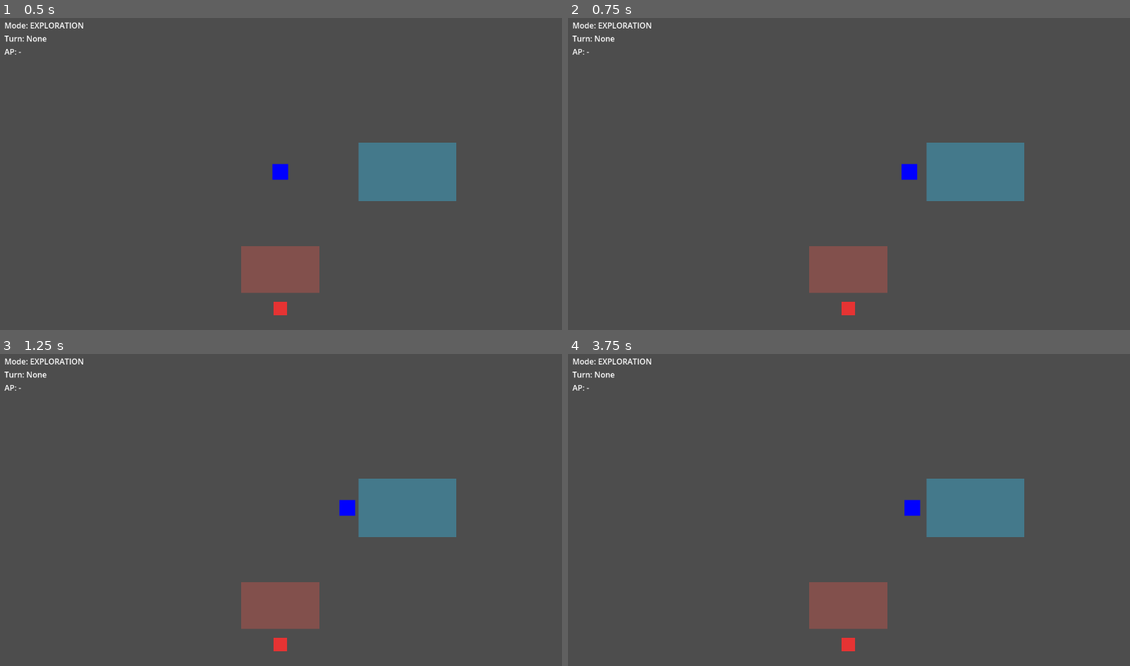
Above: before the commit, frames 1-4 (two rows, left to right).
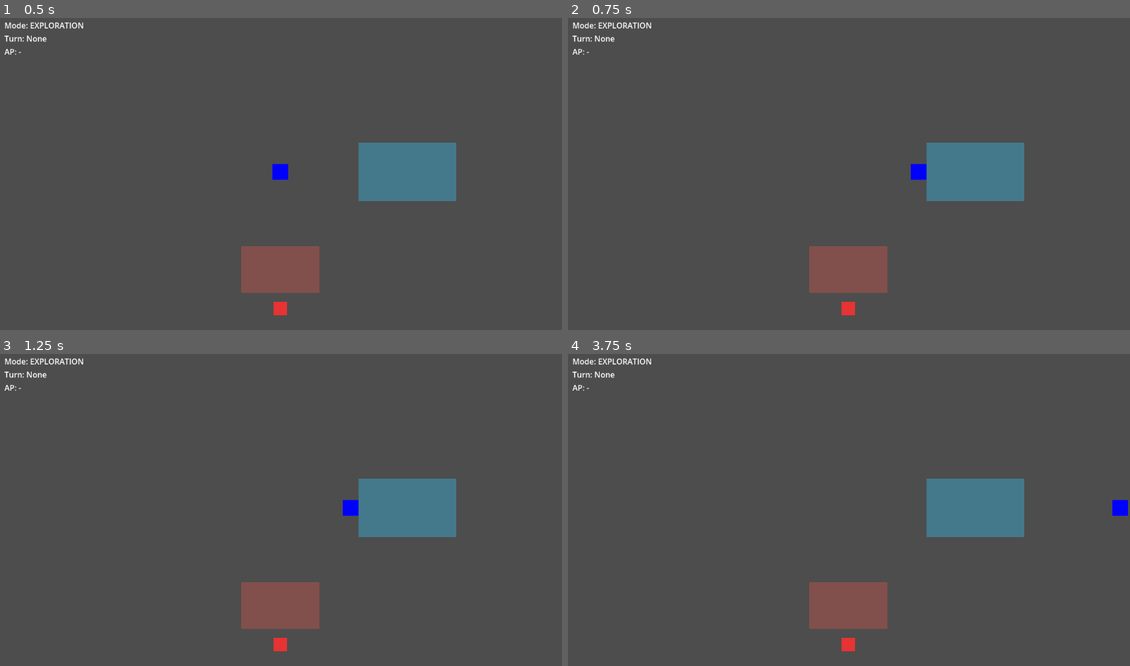
Above: after the commit, the same moments.

Repository: whelanworkmaster/cogs-and-catalysts
Game: Godot game, scene res://scenes/main.tscn
Same seed, same stepped clock (60 frames per second), same inputs: the game is played once before the commit and once after it.
Inputs:
- Up to frame 1 (0.5 s): no input
- Up to frame 2 (0.75 s): tap Enter (ui_accept) at 0.5, 0.6 s; hold Right (ui_right) from 0.53 s (still down)
- Up to frame 3 (1.25 s): keep holding Right (ui_right); tap Enter (ui_accept) at 0.77, 1.07 s
- Up to frame 4 (3.75 s): tap Enter (ui_accept) at 1.25, 1.35, 1.52, 1.82, 2, 2.1, 2.75, 2.85, 3.02, 3.32, 3.5, 3.6 s; release Right (ui_right) at 1.28 s; hold Down (ui_down) 1.28-2.03 s; hold Right (ui_right) 2.03-2.78 s; hold Up (ui_up) 2.78-3.53 s; hold Left (ui_left) from 3.53 s (still down)

Frame 1 is identical in both runs. In frame 2, 0.2% of the frame differs, in the area x 59-64%, y 46-52%; in frame 3, less than 0.1%; in frame 4, 0.3%, in the area x 59-100%, y 46-52%.

Commit message:
Add enemy AI state scaffold and turn-based movement

Diff:
--- a/scenes/enemy.tscn
+++ b/scenes/enemy.tscn
@@ -1,6 +1,7 @@
-[gd_scene format=3 uid="uid://c6d45ey1whev"]
+[gd_scene load_steps=3 format=3 uid="uid://c6d45ey1whev"]
 
 [ext_resource type="Script" path="res://scripts/actors/enemy.gd" id="1_1q8s0"]
+[ext_resource type="Script" path="res://scripts/ai/enemy_ai.gd" id="2_0g3w7"]
 
 [sub_resource type="RectangleShape2D" id="RectangleShape2D_9g8r1"]
 size = Vector2(28, 28)
@@ -12,3 +13,6 @@
 
 [node name="CollisionShape2D" type="CollisionShape2D" parent="."]
 shape = SubResource("RectangleShape2D_9g8r1")
+
+[node name="AI" type="Node" parent="."]
+script = ExtResource("2_0g3w7")
--- a/scripts/actors/enemy.gd
+++ b/scripts/actors/enemy.gd
@@ -3,12 +3,12 @@
 class_name Enemy
 
 @export var max_ap: int = 6
+@export var move_step: float = 32.0
 var current_ap: int = 6
+@onready var ai = $AI
 
 func _ready() -> void:
 	_create_enemy_sprite()
-	if CombatManager:
-		CombatManager.turn_started.connect(_on_turn_started)
 
 func _create_enemy_sprite() -> void:
 	var sprite := $Sprite2D
@@ -18,16 +18,20 @@
 	color_rect.position = Vector2(-14, -14)
 	sprite.add_child(color_rect)
 
-func _on_turn_started(actor: Node) -> void:
-	if actor != self:
-		return
-	get_tree().create_timer(0.6).timeout.connect(func ():
-		if CombatManager and CombatManager.get_current_actor() == self:
-			CombatManager.end_turn()
-	)
+func move_towards(target_position: Vector2, distance: float = 0.0) -> void:
+	var step := distance if distance > 0.0 else move_step
+	var direction := (target_position - global_position).normalized()
+	global_position += direction * step
+
+func end_turn() -> void:
+	if CombatManager:
+		CombatManager.end_turn()
 
 func get_current_ap() -> int:
 	return current_ap
 
 func get_max_ap() -> int:
 	return max_ap
+
+func get_ai() -> Node:
+	return ai
--- /dev/null
+++ b/scripts/ai/ai_state.gd
@@ -0,0 +1,15 @@
+extends RefCounted
+
+class_name AIState
+
+func enter(_owner: Node) -> void:
+	pass
+
+func exit(_owner: Node) -> void:
+	pass
+
+func on_turn_started(_owner: Node) -> void:
+	pass
+
+func tick(_owner: Node, _delta: float) -> void:
+	pass
--- /dev/null
+++ b/scripts/ai/enemy_ai.gd
@@ -0,0 +1,52 @@
+extends Node
+
+class_name EnemyAI
+
+const IdleState = preload("res://scripts/ai/states/idle_state.gd")
+const SeekState = preload("res://scripts/ai/states/seek_state.gd")
+
+@export var step_distance: float = 32.0
+@export var target_group: StringName = "player"
+@export var start_state: StringName = "idle"
+
+var _states: Dictionary = {}
+var _current_state: AIState
+@onready var _owner: Node = get_parent()
+
+func _ready() -> void:
+	_states = {
+		"idle": IdleState.new(),
+		"seek": SeekState.new()
+	}
+	set_state(start_state)
+	if CombatManager:
+		CombatManager.turn_started.connect(_on_turn_started)
+
+func _process(delta: float) -> void:
+	if not CombatManager:
+		return
+	if not CombatManager.active_combat:
+		return
+	if CombatManager.get_current_actor() != _owner:
+		return
+	if _current_state:
+		_current_state.tick(_owner, delta)
+
+func set_state(state_name: StringName) -> void:
+	if _current_state:
+		_current_state.exit(_owner)
+	_current_state = _states.get(state_name)
+	if _current_state:
+		_current_state.enter(_owner)
+
+func _on_turn_started(actor: Node) -> void:
+	if actor != _owner:
+		return
+	if _current_state:
+		_current_state.on_turn_started(_owner)
+
+func has_player() -> bool:
+	return get_player() != null
+
+func get_player() -> Node:
+	return get_tree().get_first_node_in_group(target_group)
--- /dev/null
+++ b/scripts/ai/states/idle_state.gd
@@ -0,0 +1,7 @@
+extends AIState
+
+func on_turn_started(owner: Node) -> void:
+	if owner.has_method("get_ai"):
+		var ai = owner.get_ai()
+		if ai and ai.has_method("has_player") and ai.has_player():
+			ai.set_state("seek")
--- /dev/null
+++ b/scripts/ai/states/seek_state.gd
@@ -0,0 +1,30 @@
+extends AIState
+
+var _moved: bool = false
+
+func enter(_owner: Node) -> void:
+	_moved = false
+
+func on_turn_started(_owner: Node) -> void:
+	_moved = false
+
+func tick(owner: Node, _delta: float) -> void:
+	if _moved:
+		return
+	if not owner.has_method("get_ai"):
+		return
+	var ai = owner.get_ai()
+	if not ai:
+		return
+	var player = ai.get_player()
+	if not player:
+		_end_turn(owner)
+		return
+	if owner.has_method("move_towards"):
+		owner.move_towards(player.global_position, ai.step_distance)
+	_moved = true
+	_end_turn(owner)
+
+func _end_turn(owner: Node) -> void:
+	if owner.has_method("end_turn"):
+		owner.end_turn()
--- a/scripts/player.gd
+++ b/scripts/player.gd
@@ -14,6 +14,9 @@
 @export var move_ap_cost: int = 1
 @export var ap_regen_per_second: float = 2.0
 var ap_regen_accumulator: float = 0.0
+@export var combat_step_distance: float = 32.0
+@export var combat_move_cooldown: float = 0.2
+var combat_move_cooldown_timer: float = 0.0
 
 # Elevation tracking
 var current_elevation: int = 0
@@ -33,14 +36,18 @@
 
 func _ready():
 	print("Player initialized with ", current_ap, " AP")
+	add_to_group("player")
 	elevation_detector.area_entered.connect(_on_elevation_area_entered)
 	elevation_detector.area_exited.connect(_on_elevation_area_exited)
+	if CombatManager:
+		CombatManager.turn_started.connect(_on_turn_started)
 	# Create a basic visual representation
 	create_player_sprite()
 
 func _physics_process(delta):
-	regen_ap(delta)
 	handle_turn_input()
+	if combat_move_cooldown_timer > 0.0:
+		combat_move_cooldown_timer = max(0.0, combat_move_cooldown_timer - delta)
 	handle_movement()
 
 func handle_turn_input():
@@ -55,9 +62,10 @@
 
 func handle_movement():
 	if GameMode and not GameMode.is_exploration():
-		velocity = Vector2.ZERO
-		move_and_slide()
-		return
+		if not CombatManager or not CombatManager.active_combat or CombatManager.get_current_actor() != self:
+			velocity = Vector2.ZERO
+			move_and_slide()
+			return
 
 	var input_direction = Vector2.ZERO
 
@@ -71,16 +79,25 @@
 	if Input.is_action_pressed("ui_right"):
 		input_direction.x += 1
 
-	# Normalize diagonal movement
+		# Normalize diagonal movement
 	if input_direction != Vector2.ZERO:
 		input_direction = input_direction.normalized()
 
-		# Check if move is legal (has enough AP)
-		if spend_ap(move_ap_cost):
+		var requires_ap := CombatManager and CombatManager.active_combat
+		if requires_ap:
+			if combat_move_cooldown_timer > 0.0:
+				velocity = Vector2.ZERO
+				move_and_slide()
+				return
+			# Check if move is legal (has enough AP)
+			if spend_ap(move_ap_cost):
+				global_position += input_direction * combat_step_distance
+				combat_move_cooldown_timer = combat_move_cooldown
+			else:
+				print("Not enough AP to move!")
+			velocity = Vector2.ZERO
+		else:
 			velocity = input_direction * speed
-		else:
-			velocity = Vector2.ZERO
-			print("Not enough AP to move!")
 	else:
 		velocity = Vector2.ZERO
 
@@ -133,6 +150,10 @@
 func get_max_ap() -> int:
 	return max_ap
 
+func _on_turn_started(actor: Node) -> void:
+	if actor == self:
+		reset_ap()
+
 func create_player_sprite():
 	"""Creates a basic colored rectangle as the player sprite."""
 	var sprite = $Sprite2D
Not shown, added: scripts/actors/enemy.gd.uid
Not shown, added: scripts/ai/ai_state.gd.uid
Not shown, added: scripts/ai/enemy_ai.gd.uid
Not shown, added: scripts/ai/states/idle_state.gd.uid
Not shown, added: scripts/ai/states/seek_state.gd.uid
Not shown, added: scripts/ui/combat_hud.gd.uid
